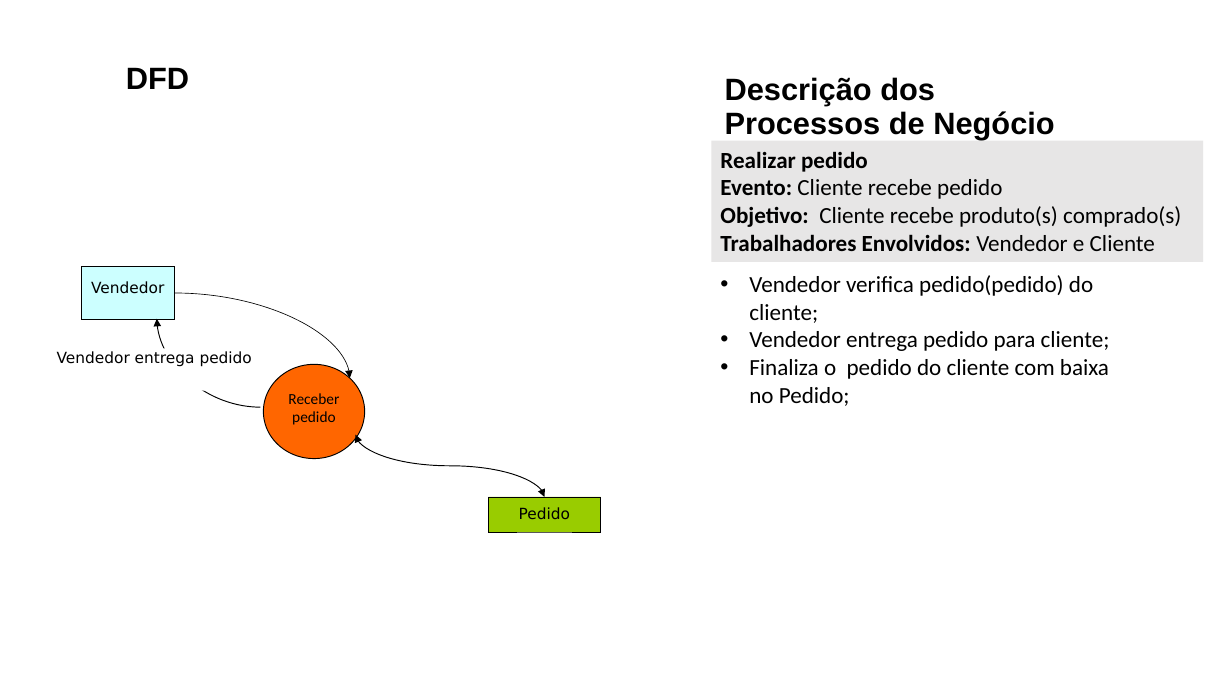
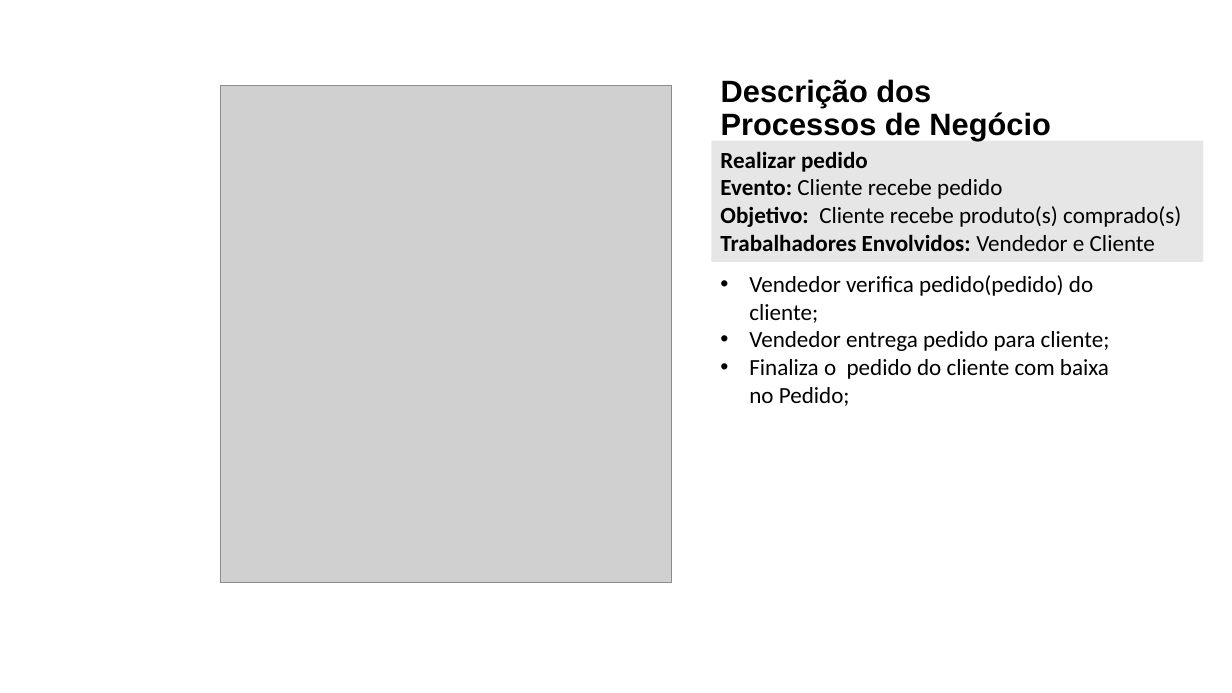
Before and after one commit to lucaskurata/Engenharia-de-Requisitos-Ericson, a slide deck: slide 3 of ACS/AC6/LucasKurata_AC06.pptx (slide 4 before the commit). Drawn at 1232x693 pixels with LibreOffice and Linux fonts; fonts in the diff are those of the drawing; grey boxes stand for pictures. Boxes give left, top, right and bottom in pixels: in the first picture for what was removed or moved away, otherwise in the second. Text is boxed around its words. In the diff, an @@ line names an element or a change of style, - is before the commit and + after.

```diff
--- a/ACS/AC6/LucasKurata_AC06.pptx
+++ b/ACS/AC6/LucasKurata_AC06.pptx
@@ title "Descrição dos Processos de Negócio": place and size @@
-title "Descrição dos Processos de Negócio" at [725, 77, 1054, 139]
+title "Descrição dos Processos de Negócio" at [721, 79, 1050, 140]
@@ text removed at [126, 67, 189, 89] @@
-DFD
@@ picture added at [220, 86, 672, 583] @@
@@ rectangle removed at [81, 267, 175, 320] @@
-Vendedor
@@ curved arrow removed from (175, 293) to (350, 378) @@
@@ curved arrow removed from (261, 408) to (157, 319) @@
@@ text removed at [57, 351, 252, 367] @@
-Vendedor entrega pedido
@@ ellipse removed at [263, 364, 365, 458] @@
-Receber pedido
@@ curved double arrow removed from (544, 497) to (356, 434) @@
@@ rectangle removed at [629, 434, 648, 476] @@
@@ rectangle removed at [489, 497, 601, 532] @@
-Pedido
@@ rectangle removed at [234, 515, 252, 556] @@
```
Also in this commit, not shown: 1 slide removed, 2 other files.
